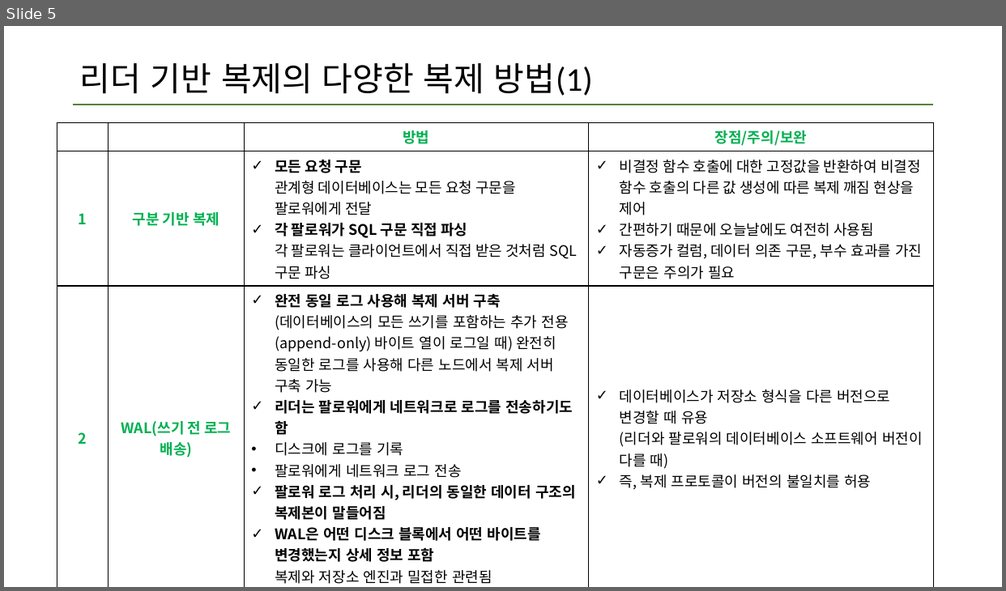
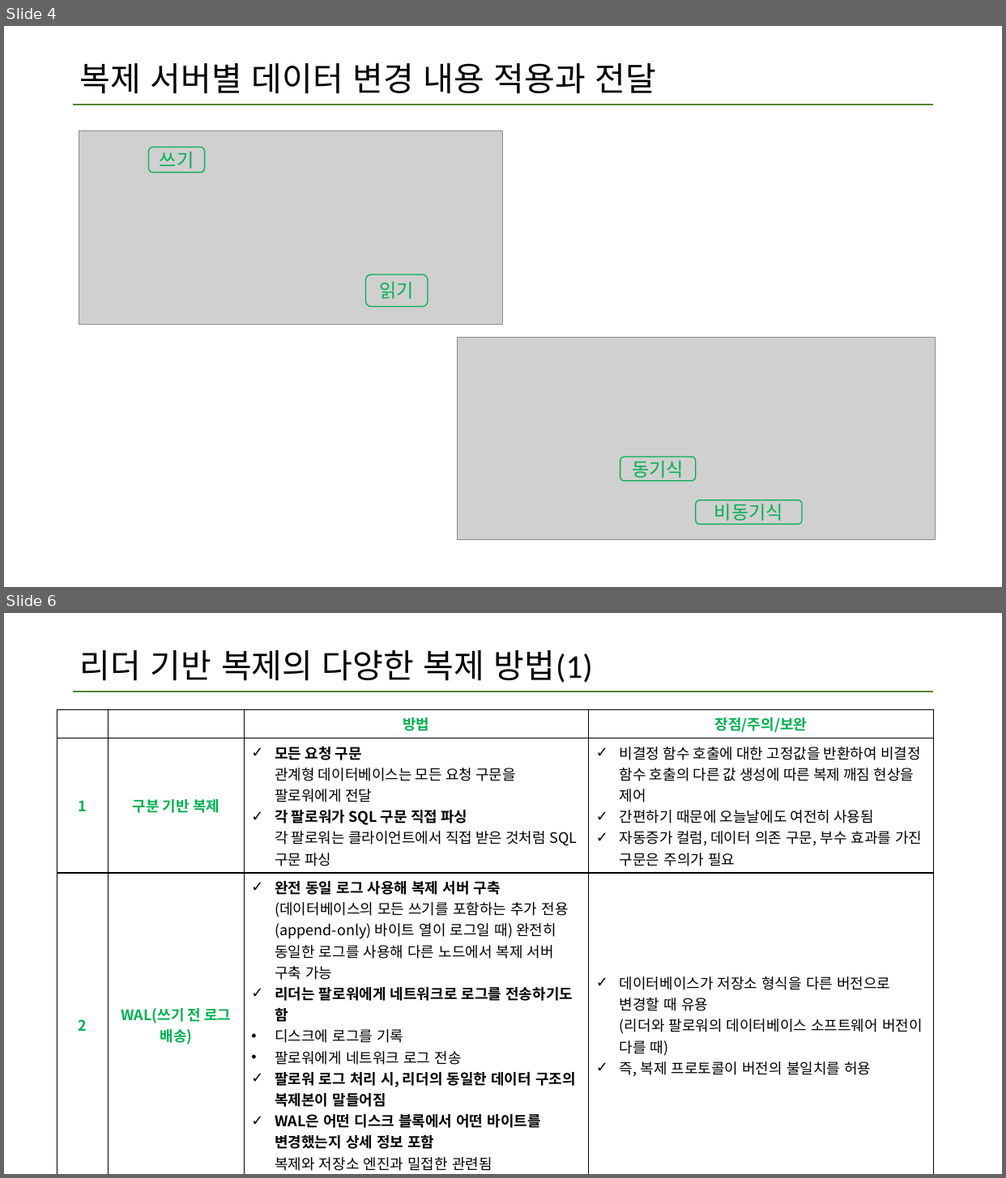
Before and after one commit to data-system-wiki/designing-data-intensive-applications, a slide deck: resources/chapter 5 summary.pptx. Shown one above the other, each under a label of ours: slide 5 before the commit, slides 4 and 6 after it; the slides between them are not shown. The pictures are 1006x591 and 1006x1178 pixels, drawn with LibreOffice and Linux fonts; fonts in the diff are those of the drawing; grey boxes stand for pictures. Boxes give left, top, right and bottom in pixels: in the first picture for what was removed or moved away, otherwise in the second. Text is boxed around its words. In the diff, an @@ line names an element or a change of style, - is before the commit and + after.

Commit message:
5장 업데이트 끝

```diff
--- a/resources/chapter 5 summary.pptx
+++ b/resources/chapter 5 summary.pptx
@@ slide 4 added at (4, 26, 1002, 587), background #FFFFFF; not listed: 1 template element that a slide beside it also shows @@
@@ title added at (80, 63, 657, 94), 32 pt, text #000000 @@
+복제 서버별 데이터 변경 내용 적용과 전달
@@ picture added at (79, 130, 503, 325) @@
@@ rounded rectangle added at (148, 148, 205, 173), outline #00B050 1 pt, 18 pt, text #00B050 @@
+쓰기
@@ rounded rectangle added at (365, 275, 428, 307), outline #00B050 1 pt, 18 pt, text #00B050 @@
+읽기
@@ picture added at (458, 337, 936, 540) @@
@@ rounded rectangle added at (620, 457, 696, 481), outline #00B050 1 pt, 18 pt, text #00B050 @@
+동기식
@@ rounded rectangle added at (696, 501, 802, 525), outline #00B050 1 pt, 18 pt, text #00B050 @@
+비동기식
@@ what was slide 5 is now slide 6 @@
```
Also in this commit, not shown: 2 slides changed, 10 other slides added.
